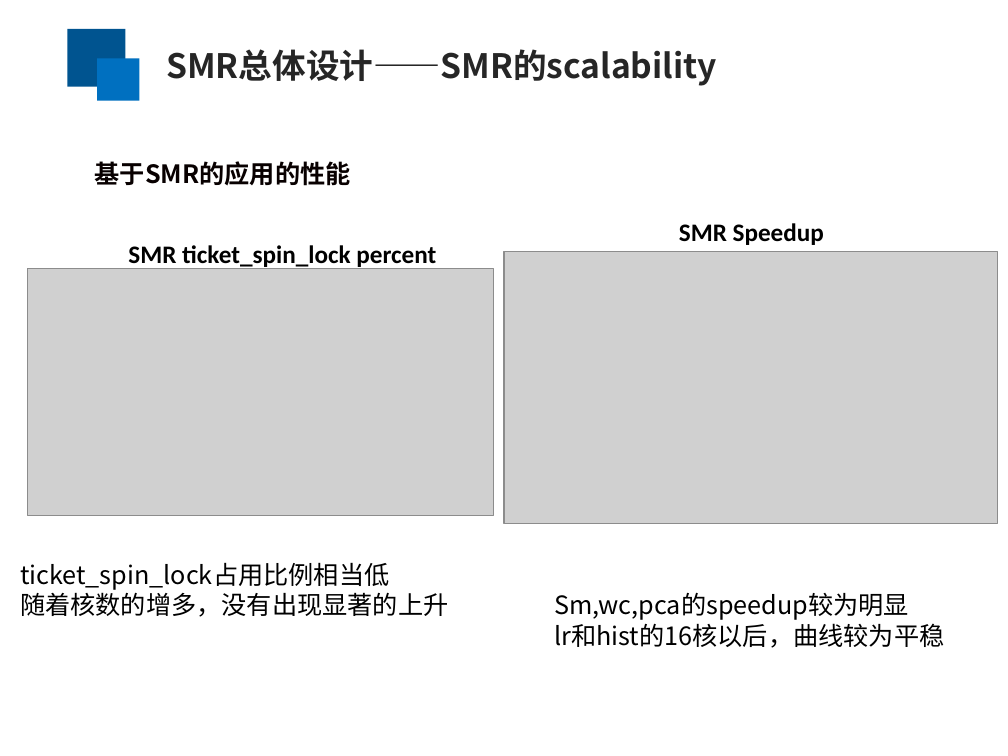
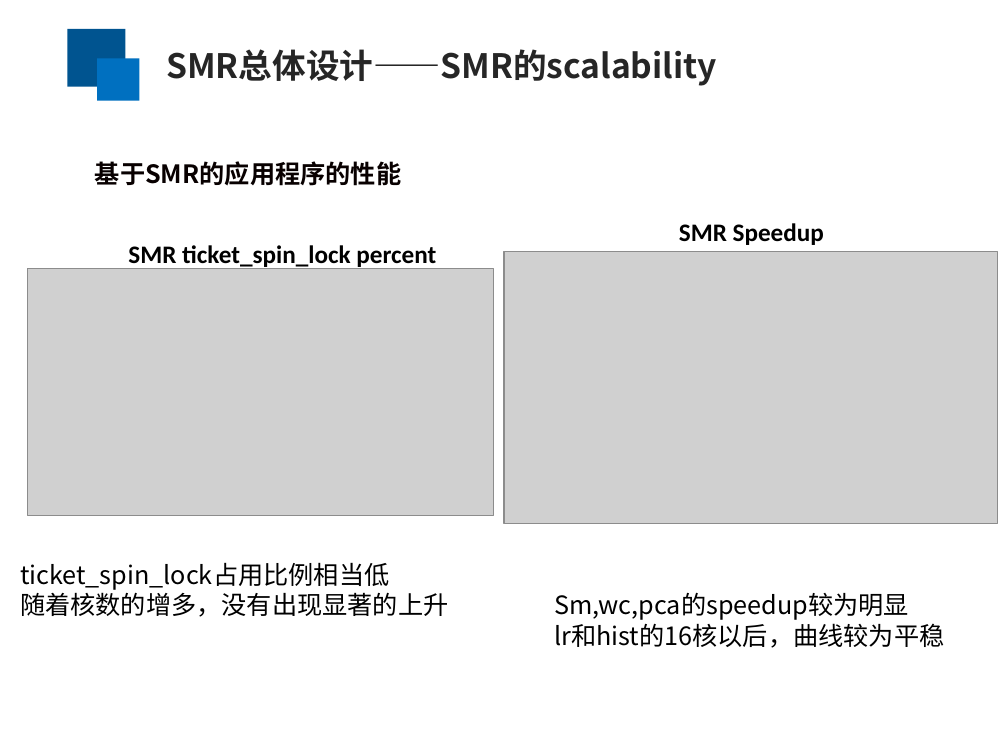
Before and after one commit to yufenyu/work, a slide deck: slide 25 of dmr_paper/paper/chinaSys-2016.ppt (slide 15 before the commit). Drawn at 1008x756 pixels with LibreOffice and Linux fonts; fonts in the diff are those of the drawing; grey boxes stand for pictures. Boxes give left, top, right and bottom in pixels: in the first picture for what was removed or moved away, otherwise in the second. Text is boxed around its words. In the diff, an @@ line names an element or a change of style, - is before the commit and + after.

```diff
--- a/dmr_paper/paper/chinaSys-2016.ppt
+++ b/dmr_paper/paper/chinaSys-2016.ppt
@@ text at [95,161,401,186]: text changed @@
-基于SMR的应用的性能
+基于SMR的应用程序的性能
```
Also in this commit, not shown: 7 other slides changed, 11 slides added.
